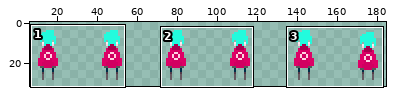
Two states of a sprite sheet, assets/player_idle_back.png. The picture above shows the old version from afar; the outline marks the close-up.
Close-up. Before:
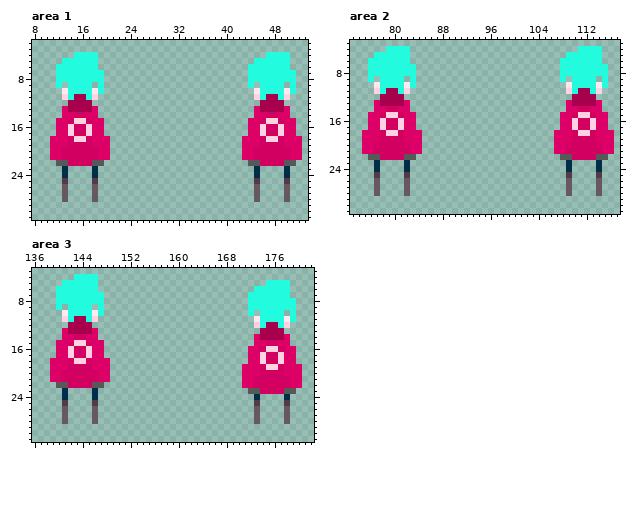
The file is 192x32 pixels. Shown: area 1: x 8..53, y 2..31; area 2: x 73..117, y 3..31; area 3: x 136..182, y 3..31. The wide view leaves out empty margins.
Now the later version:
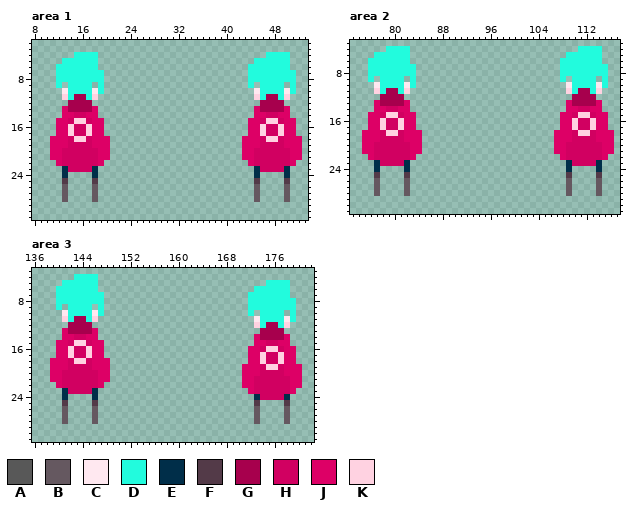
Palette (. is transparent): A #585858  B #655860  C #ffe8f0  D #22fbdd  E #002e49  F #533a48  G #a7004d  H #d10061  J #dd0066  K #ffd2e1
What changed:
Area 1:
y 22: x 12..13 AA -> JH; x 18..19 AA -> HJ; x 44..45 AA -> JH; x 50..51 AA -> HJ
y 23: x 14..17 .... -> HHHH; x 46..49 .... -> HHHH
Area 2:
y 22: x 76..77 AA -> JH; x 82..83 AA -> HJ; x 108..109 AA -> JH; x 114..115 AA -> HJ
y 23: x 78..81 .... -> HHHH; x 110..113 .... -> HHHH
Area 3:
y 22: x 140..141 AA -> JH; x 146..147 AA -> HJ
y 23: x 142..145 .... -> HHHH; x 172..173 AA -> JH; x 178..179 AA -> HJ
y 24: x 174..177 .... -> HHHH
